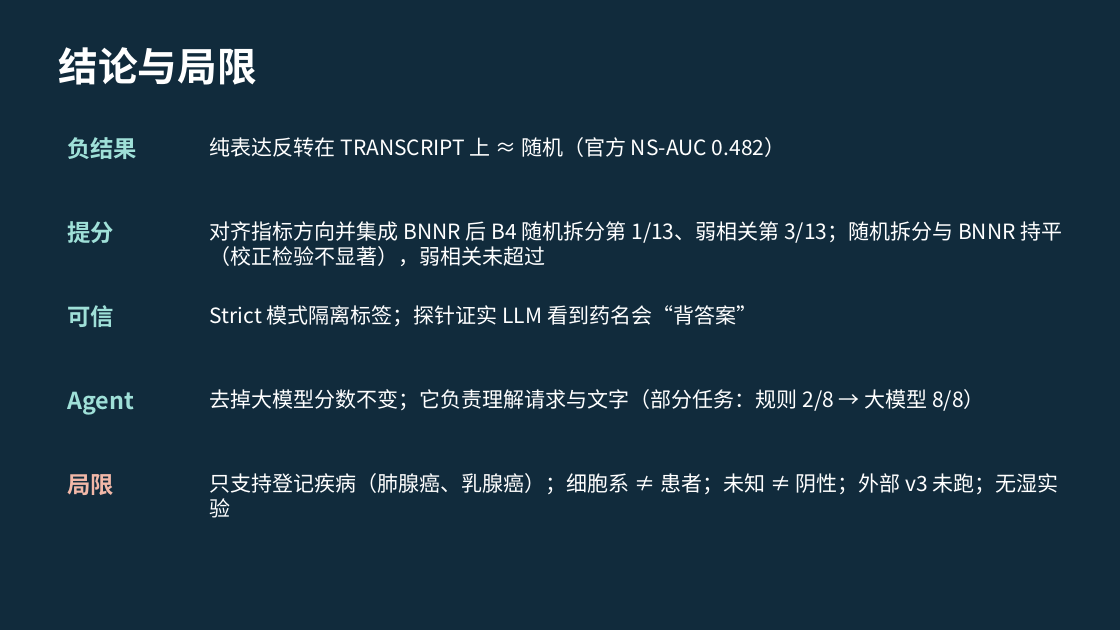
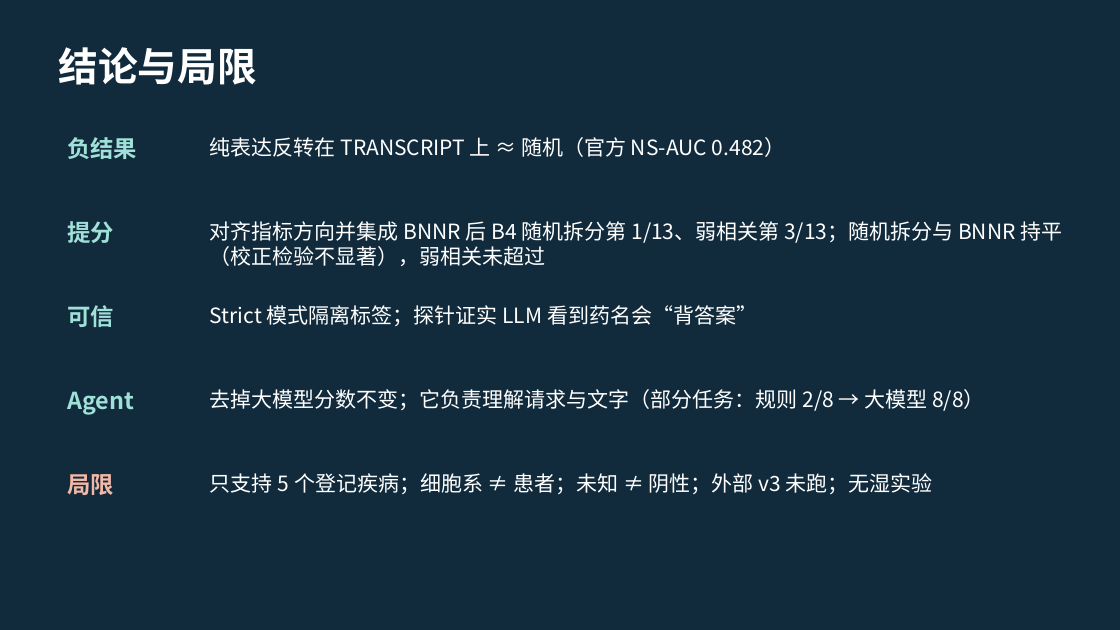
Before and after one commit to cw-jlu/Drug-Repurposing-Agent, a slide deck: slide 12 of deliverables/药物重定位Agent_答辩稿_v7.pptx. Drawn at 1120x630 pixels with LibreOffice and Linux fonts; fonts in the diff are those of the drawing. Boxes give left, top, right and bottom in pixels: in the first picture for what was removed or moved away, otherwise in the second. Text is boxed around its words. In the diff, an @@ line names an element or a change of style, - is before the commit and + after.

```diff
--- a/deliverables/药物重定位Agent_答辩稿_v7.pptx
+++ b/deliverables/药物重定位Agent_答辩稿_v7.pptx
@@ text at (210, 473, 933, 494): text changed @@
-只支持登记疾病（肺腺癌、乳腺癌）；细胞系 ≠ 患者；未知 ≠ 阴性；外部 v3 未跑；无湿实验
+只支持 5 个登记疾病；细胞系 ≠ 患者；未知 ≠ 阴性；外部 v3 未跑；无湿实验
```
Also in this commit, not shown: 6 other files.
